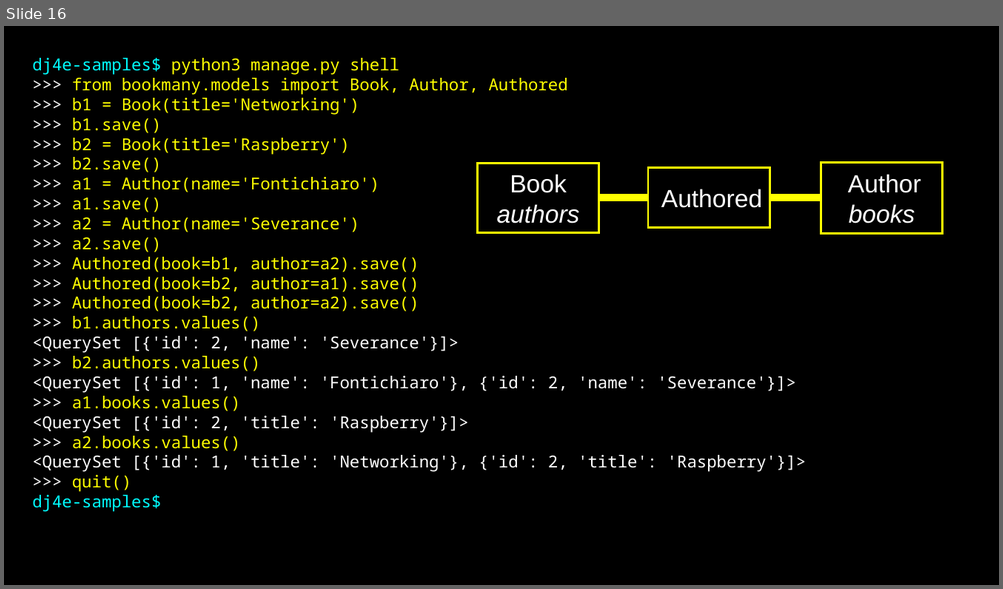
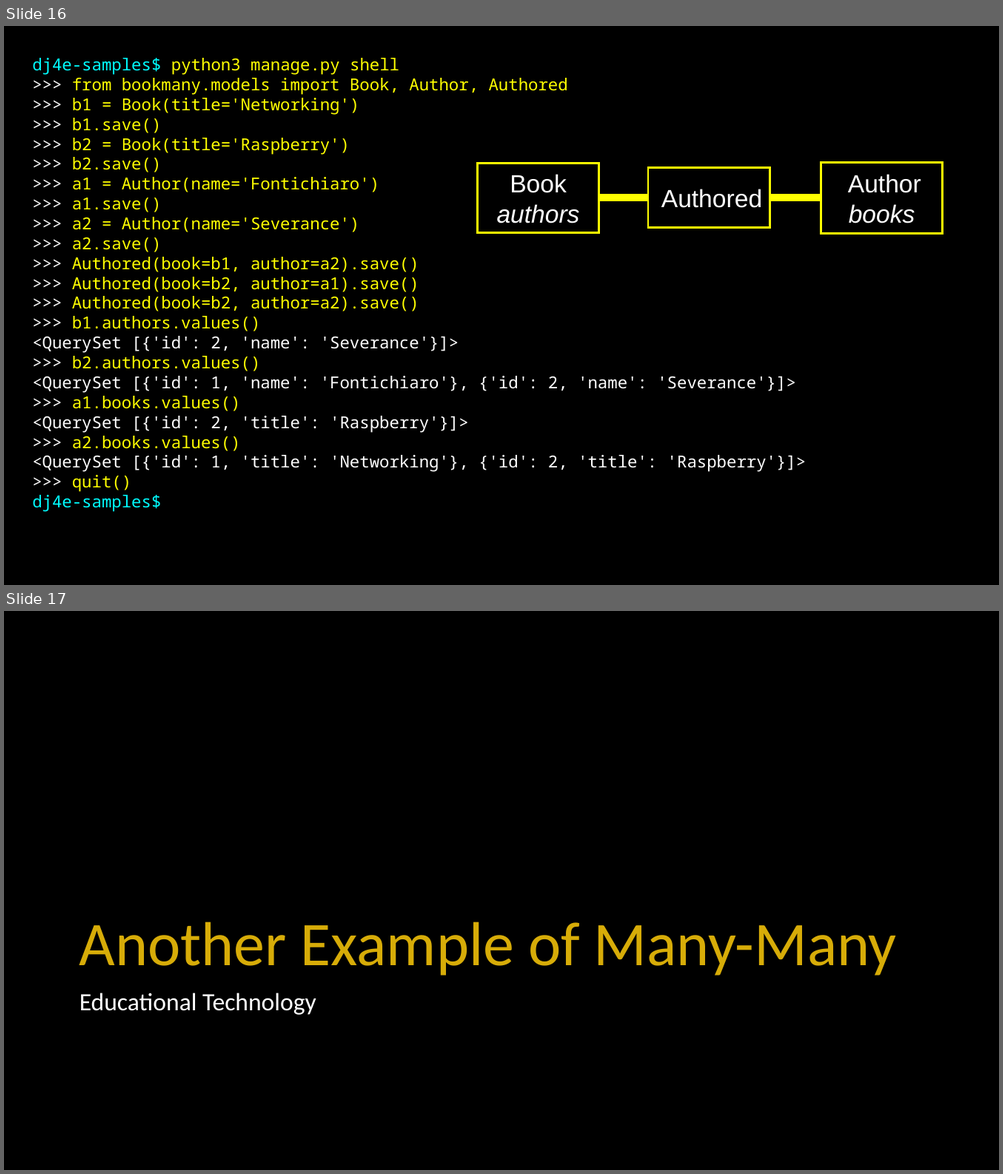
Before and after one commit to csev/dj4e, a slide deck: lectures/DJ-04-Many-To-Many.pptx. Shown one above the other, each under a label of ours: slide 16 before the commit, slides 16 and 17 after it. The pictures are 1003x589 and 1003x1174 pixels, drawn with LibreOffice and Linux fonts; fonts in the diff are those of the drawing. Boxes give left, top, right and bottom in pixels: in the first picture for what was removed or moved away, otherwise in the second. Text is boxed around its words. In the diff, an @@ line names an element or a change of style, - is before the commit and + after.

```diff
--- a/lectures/DJ-04-Many-To-Many.pptx
+++ b/lectures/DJ-04-Many-To-Many.pptx
@@ slide 17 added at [4,611,999,1170], background #000000 @@
@@ title added at [79,922,896,976], 60 pt, text #D7AC08 @@
+Another Example of Many-Many
@@ text added at [79,993,316,1015], 24 pt, text #FFFFFF @@
+Educational Technology
```
Also in this commit, not shown: 1 slide changed, 16 other slides added.
